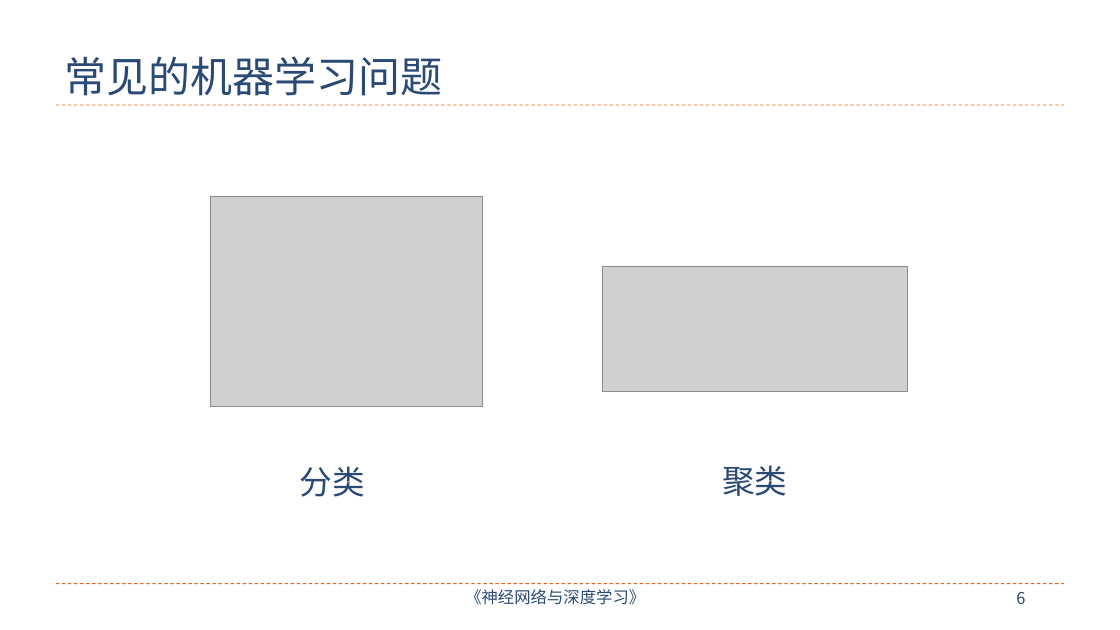
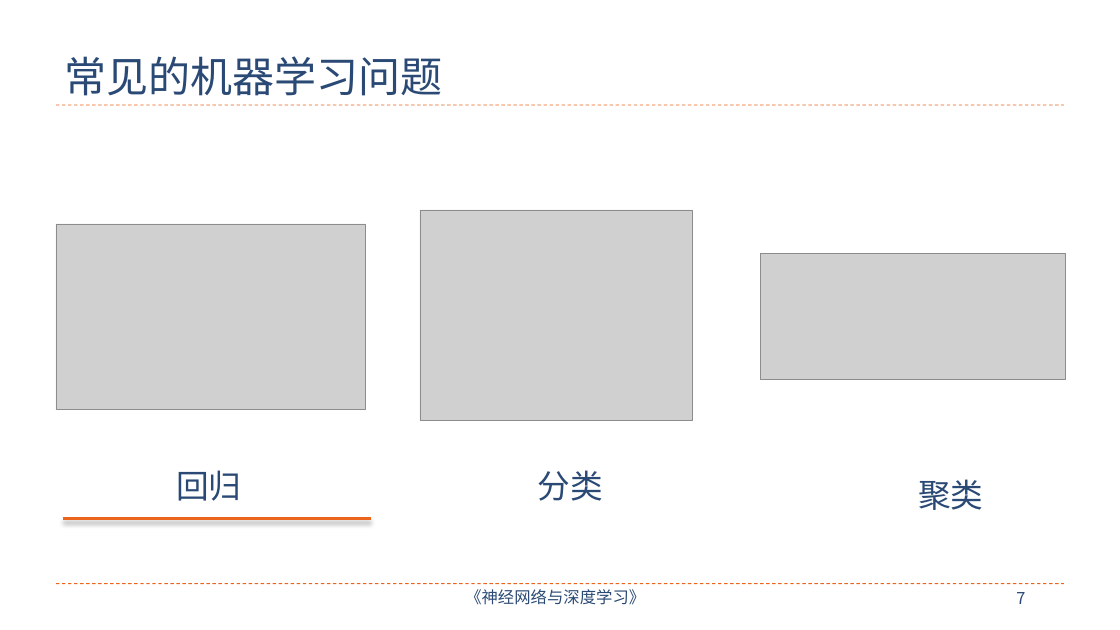
Before and after one commit to nndl/nndl.github.io, a slide deck: slide 7 of ppt/chap-机器学习概述.pptx (slide 6 before the commit). Drawn at 1120x630 pixels with LibreOffice and Linux fonts; fonts in the diff are those of the drawing; grey boxes stand for pictures. Boxes give left, top, right and bottom in pixels: in the first picture for what was removed or moved away, otherwise in the second. Text is boxed around its words. In the diff, an @@ line names an element or a change of style, - is before the commit and + after.

```diff
--- a/ppt/chap-机器学习概述.pptx
+++ b/ppt/chap-机器学习概述.pptx
@@ picture added at [56, 224, 366, 410] @@
@@ picture: place and size @@
-picture at [210, 196, 482, 406]
+picture at [420, 210, 692, 420]
@@ picture: place and size @@
-picture at [602, 266, 908, 392]
+picture at [760, 254, 1066, 380]
@@ text added at [176, 470, 241, 501], 28 pt, text #2A4A75 @@
+回归
@@ text "分类": place and size @@
-text "分类" at [300, 466, 365, 497]
+text "分类" at [538, 470, 603, 501]
@@ text "聚类": place and size @@
-text "聚类" at [722, 465, 787, 496]
+text "聚类" at [918, 479, 983, 510]
@@ line added from (63, 518) to (371, 518), #EB641B 2 pt @@
@@ page number at [1016, 592, 1025, 604]: text changed @@
-6
+7
```
Also in this commit, not shown: 24 other slides changed, 13 slides added, 2 other files.
